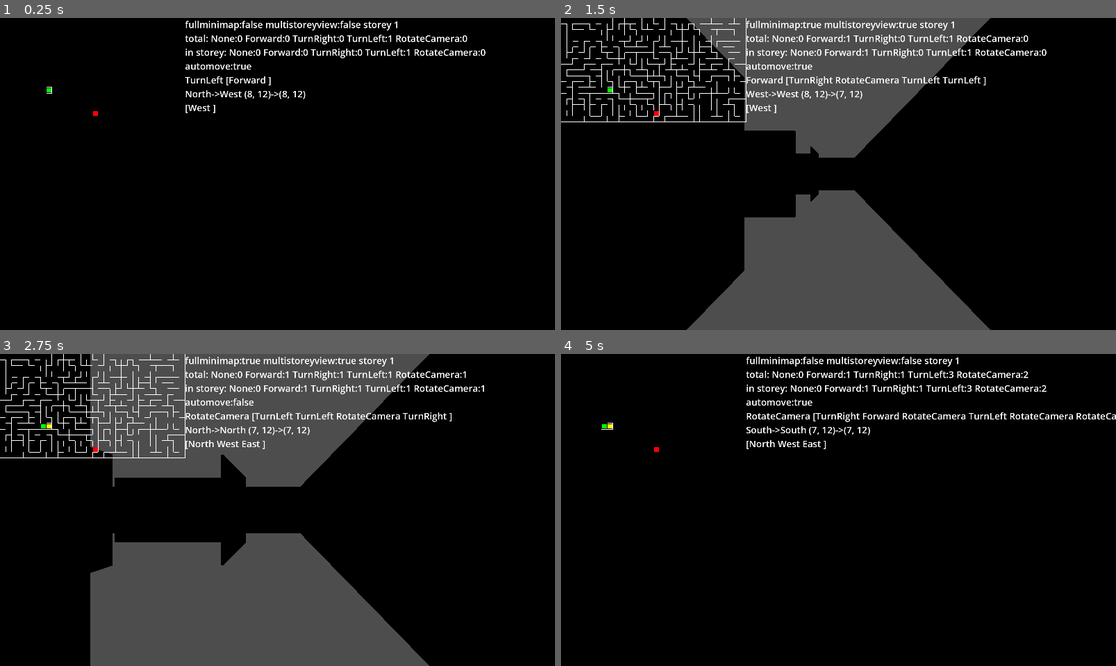
Above: before the commit, frames 1-4 (two rows, left to right).
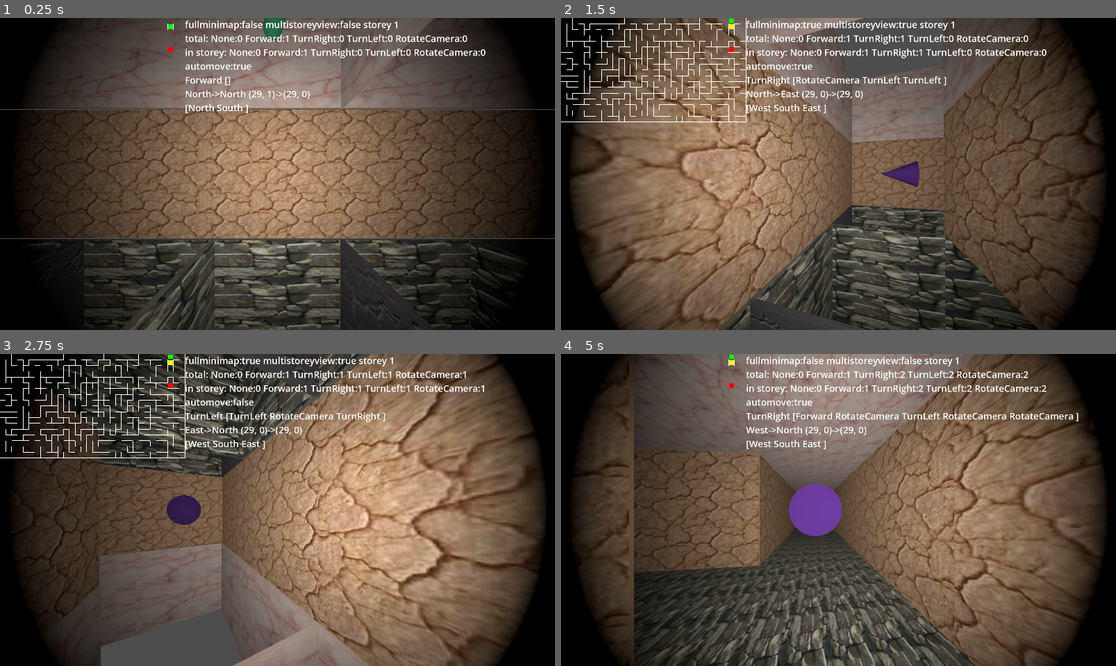
Above: after the commit, the same moments.

Repository: kasworld/gd4maze3d
Game: Godot game, scene res://main.tscn
Two runs of this game, one before a commit and one after it. Both use one fixed random seed, a clock stepped at 60 frames per second and the inputs below.
Inputs (mouse positions are in pixels of both pictures, inside the frame that each line leads up to):
- Up to frame 1 (0.25 s): no input
- Up to frame 2 (1.5 s): tap Enter at 0.5 s; move the mouse to (960, 158) at 0.52 s; hold Right 0.53-1.28 s; tap 1 at 0.6 s; click (960, 158) at 0.67 s; tap Space at 0.77 s; move the mouse to (727, 189) at 1.27 s; hold Down from 1.28 s (still down); tap 2 at 1.35 s
- Up to frame 3 (2.75 s): tap Space at 1.52 s; move the mouse to (333, 441) at 2.02 s; release Down at 2.03 s; hold Right from 2.03 s (still down); tap 3 at 2.1 s
- Up to frame 4 (5 s): move the mouse to (810, 572) at 2.77 s; release Right at 2.78 s; hold Up 2.78-3.53 s; tap 1 at 2.85 s; click (810, 572) at 2.92 s; tap Space at 3.02, 3.77, 4.52 s; move the mouse to (1005, 556) at 3.52 s; hold Left from 3.53 s (still down); tap 2 at 3.6 s; move the mouse to (672, 463) at 4.27 s; tap 3 at 4.35 s

The runs differ from the first frame. In frame 1, 78% of the frame differs, in the area x 0-100%, y 0-100%; in frame 2, 79%; in frame 3, 75%; in frame 4, 88%, in the area x 2-100%, y 0-100%.

Commit message:
multi storey view

Diff:
--- a/character.gd
+++ b/character.gd
@@ -51,14 +51,17 @@
 	storey = st
 	if rndpos :
 		pos_old = storey.rand_pos()
-		$SpotLight3D.visible = false
 	else:
 		pos_old = storey.start_pos
-		$SpotLight3D.visible = true
 	pos_new = pos_old
 	dir_old = Storey.Dir.North
 	dir_new = dir_old
 	storey_act_stats = new_act_stats_dict()
+
+func light_on(b :bool)->void:
+	$SpotLight3D.visible = b
+	$Camera3D.visible = b
+	$Camera3D.current = b
 
 func new_cylinder(h :float, r :float, co :Color)->MeshInstance3D:
 	var mat = StandardMaterial3D.new()
@@ -125,9 +128,6 @@
 		storey.open_dir_str(pos_old.x, pos_old.y),
 		]
 
-func camera_current(b :bool)->void:
-	$Camera3D.current = b
-
 func make_ai_action()->bool:
 	# try right
 	if can_move(Storey.dir_right(dir_old)):
--- a/character.tscn
+++ b/character.tscn
@@ -6,9 +6,10 @@
 script = ExtResource("1_b8x15")
 
 [node name="Camera3D" type="Camera3D" parent="."]
-current = true
+visible = false
 fov = 90.0
 
 [node name="SpotLight3D" type="SpotLight3D" parent="."]
+visible = false
 spot_range = 20.0
 spot_angle = 60.0
--- a/main.gd
+++ b/main.gd
@@ -30,17 +30,31 @@
 
 func _ready() -> void:
 	for i in PlayerCount:
-		player_list.append(character_scene.instantiate())
-		add_child(player_list[i])
-		player_list[i].auto_move = true
+		var pl = character_scene.instantiate()
+		player_list.append(pl)
+		add_child(pl)
+		pl.auto_move = true
+
+	var st = new_storey()
+	st.position.y = 1.01
+	st.view_floor_ceiling(false)
+	st = new_storey()
+	st.position.y = -1.01
+	st.view_floor_ceiling(false)
+
 	start_new_maze()
+
+func new_storey()->Storey:
+	var st = storey_scene.instantiate()
+	add_child(st)
+	st.init(maze_size)
+	return st
 
 func start_new_maze()->void:
 	if storey != null:
 		storey.queue_free()
-	storey = storey_scene.instantiate()
-	add_child(storey)
-	storey.init(maze_size)
+	storey = new_storey()
+	storey.view_floor_ceiling(view_floor_ceiling)
 
 	if minimap != null:
 		minimap.queue_free()
@@ -60,6 +74,7 @@
 	for i in PlayerCount:
 		if i == 0:
 			player_list[i].enter_storey(storey,false)
+			player_list[i].light_on(true)
 		else:
 			player_list[i].enter_storey(storey, true)
 		animate_forward_by_dur(player_list[i], 0)
